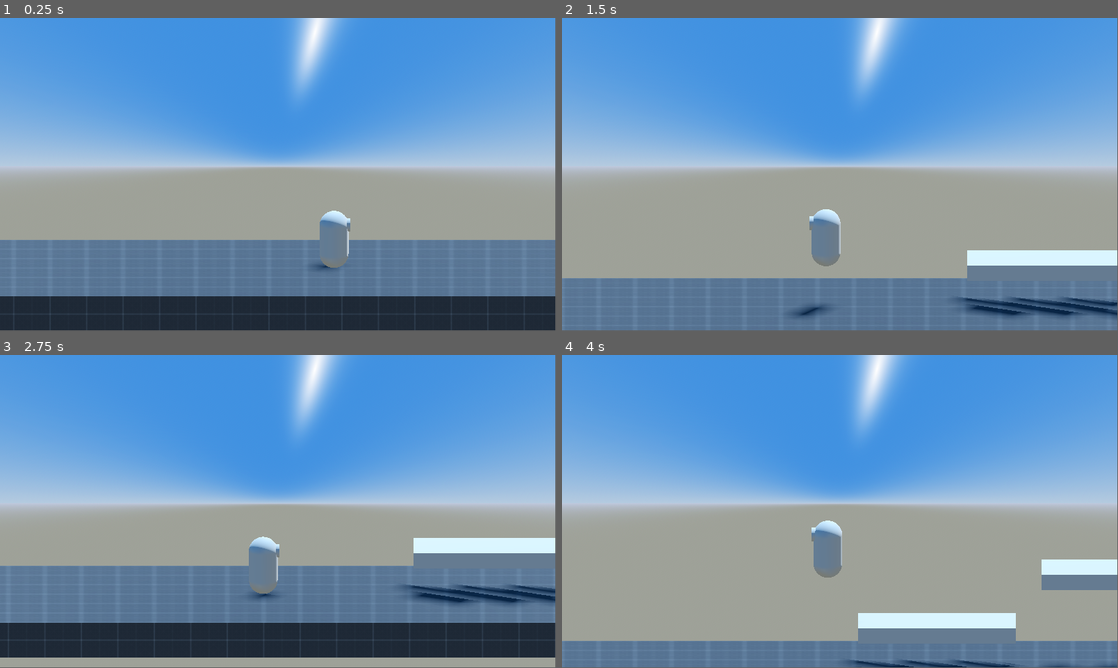
Above: before the commit, frames 1-4 (two rows, left to right).
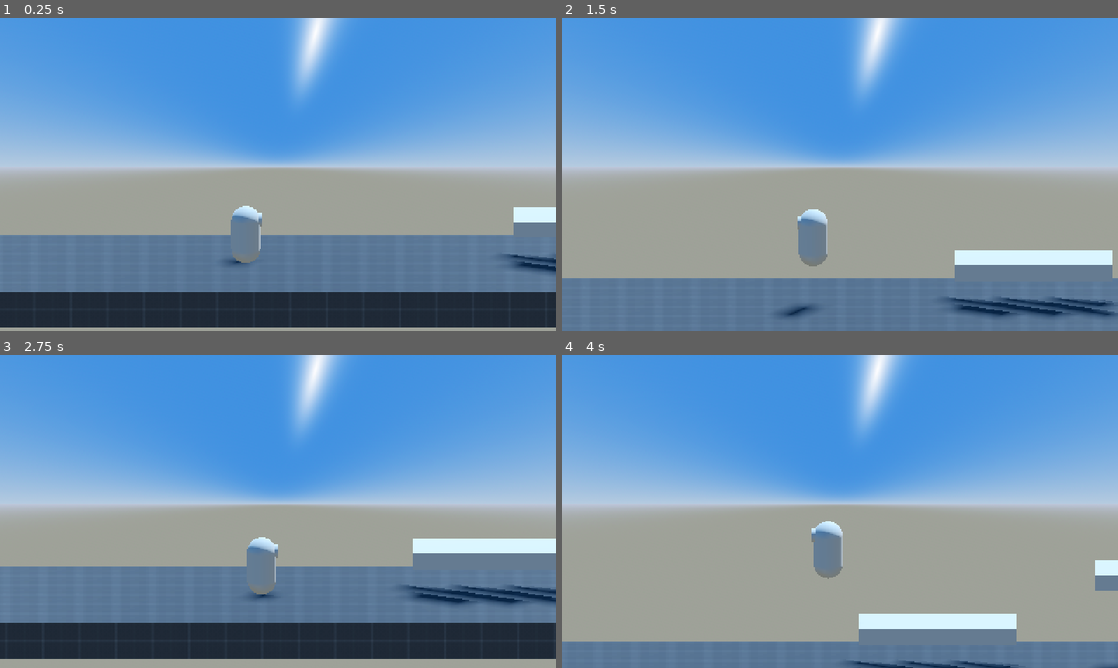
Above: after the commit, the same moments.

Repository: Studio-DIGS/project-monkey-bite
Game: Godot game, scene res://scenes/world.tscn
The game is run twice, just before and just after one commit, with the same random seed, the same clock (stepped at 60 frames per second) and the same inputs. The project has no main scene, so this scene is started directly.
Inputs:
- Up to frame 1 (0.25 s): no input
- Up to frame 2 (1.5 s): hold D (right) 0.53-1.28 s; tap Space (jump) at 0.77 s; hold A (left) from 1.28 s (still down)
- Up to frame 3 (2.75 s): tap Space (jump) at 1.52 s; release A (left) at 2.03 s; hold D (right) from 2.03 s (still down)
- Up to frame 4 (4 s): tap Space (jump) at 3.02, 3.77 s; release D (right) at 3.53 s; hold A (left) from 3.53 s (still down)
In our replay, the window is 799x449 before the commit and 800x450 after it. These sizes can differ from the game's own. Grey fills any space a smaller window leaves; there, only what the larger window draws over its background counts as a difference.

The runs differ from the first frame. In frame 1, 5.9% of the frame differs, in the area x 0-100%, y 0-100%; in frame 2, 2.3%; in frame 3, 1.1%; in frame 4, 1.7%.

Commit message:
configured camera and resolution

Diff:
--- a/project.godot
+++ b/project.godot
@@ -13,6 +13,15 @@
 config/name="project-monkey-bite"
 config/features=PackedStringArray("4.1", "Forward Plus")
 config/icon="res://icon.svg"
+
+[display]
+
+window/size/viewport_width=480
+window/size/viewport_height=270
+window/size/always_on_top=true
+window/size/window_width_override=1280
+window/size/window_height_override=720
+window/stretch/mode="viewport"
 
 [input]
 
--- a/scenes/world.tscn
+++ b/scenes/world.tscn
@@ -44,7 +44,7 @@
 use_collision = true
 
 [node name="CSGBox3D3" type="CSGBox3D" parent="."]
-transform = Transform3D(-8.87803e-08, 0, -5.4322, 0, 0.55144, 0, 2.03106, 0, -2.37449e-07, 15.4609, 3.33729, 0.0168887)
+transform = Transform3D(-8.87803e-08, 0, -5.4322, 0, 0.55144, 0, 2.03106, 0, -2.37449e-07, 17.2789, 3.33729, 0.0168887)
 use_collision = true
 
 [node name="Player" parent="." instance=ExtResource("2_yuvdp")]
@@ -54,12 +54,12 @@
 JUMP_HEIGHT = 9.0
 
 [node name="FollowCam" parent="." node_paths=PackedStringArray("target") instance=ExtResource("3_h2r7l")]
+transform = Transform3D(1, 0, 0, 0, 0.965926, 0.258819, 0, -0.258819, 0.965926, 0, 0, 0)
 target = NodePath("../Player")
 camera_speed = 8.0
 vertical_offset = 3.0
 
 [node name="LookAheadCam" parent="FollowCam" index="0"]
-transform = Transform3D(1, 0, 0, 0, 1, 0, 0, 0, 1, -4.47378, 0.272721, 2.61695)
 size = 10.757
 camera_speed = 1.5
 look_ahead_distance = 2.5
--- a/scripts/look_ahead_cam.gd
+++ b/scripts/look_ahead_cam.gd
@@ -9,7 +9,7 @@
 	pass
 
 func _physics_process(delta):
-	# Get the target position (taking into account distance camera should be above the target)
+	# Slide camera along x axis to get ahead of player
 	var target_position = Vector3(look_ahead_distance, 0, 0) * orientation
 
 	# Calculate the camera's position using linear interpolation (lerp) for smooth movement
